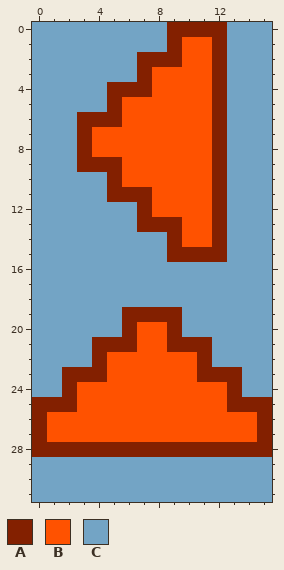
Two versions of one pixel-art sprite, graphics/interface/red_arrow_other.png. That is the earlier state.
The file is 16x32 pixels.
Palette (. is transparent): A #832000  B #ff5200  C #73a4c5
Pixels before, first column x 0:
 0 CCCCCCCCCAAAACCC
 1 CCCCCCCCCABBACCC
 2 CCCCCCCAAABBACCC
 3 CCCCCCCABBBBACCC
 4 CCCCCAAABBBBACCC
 5 CCCCCABBBBBBACCC
 6 CCCAAABBBBBBACCC
 7 CCCABBBBBBBBACCC
 8 CCCABBBBBBBBACCC
 9 CCCAAABBBBBBACCC
10 CCCCCABBBBBBACCC
11 CCCCCAAABBBBACCC
12 CCCCCCCABBBBACCC
13 CCCCCCCAAABBACCC
14 CCCCCCCCCABBACCC
15 CCCCCCCCCAAAACCC
16 CCCCCCCCCCCCCCCC
17 CCCCCCCCCCCCCCCC
18 CCCCCCCCCCCCCCCC
19 CCCCCCAAAACCCCCC
20 CCCCCCABBACCCCCC
21 CCCCAAABBAAACCCC
22 CCCCABBBBBBACCCC
23 CCAAABBBBBBAAACC
24 CCABBBBBBBBBBACC
25 AAABBBBBBBBBBAAA
26 ABBBBBBBBBBBBBBA
27 ABBBBBBBBBBBBBBA
28 AAAAAAAAAAAAAAAA
29 CCCCCCCCCCCCCCCC
30 CCCCCCCCCCCCCCCC
31 CCCCCCCCCCCCCCCC
Once edited:
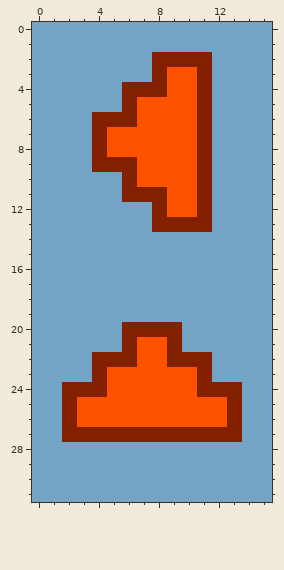
Commit message: Reduced visual size of orange arrow graphics.
From old to new:
y 0: x 9..12 AAAA -> CCCC
y 1: x 9..12 ABBA -> CCCC
y 2: x 7 A -> C; x 10..12 BBA -> AAC
y 3: x 7..8 AB -> CA; x 11..12 BA -> AC
y 4: x 5 A -> C; x 8 B -> A; x 11..12 BA -> AC
y 5: x 5..6 AB -> CA; x 11..12 BA -> AC
y 6: x 3 A -> C; x 6 B -> A; x 11..12 BA -> AC
y 7..8: x 3..4 AB -> CA; x 11..12 BA -> AC
y 9: x 3 A -> C; x 6 B -> A; x 11..12 BA -> AC
y 10: x 5..6 AB -> CA; x 11..12 BA -> AC
y 11: x 5 A -> C; x 8 B -> A; x 11..12 BA -> AC
y 12: x 7..8 AB -> CA; x 11..12 BA -> AC
y 13: x 7 A -> C; x 10..12 BBA -> AAC
y 14: x 9..12 ABBA -> CCCC
y 15: x 9..12 AAAA -> CCCC
y 19: x 6..9 AAAA -> CCCC
y 20: x 7..8 BB -> AA
y 21: x 4..5 AA -> CC; x 10..11 AA -> CC
y 22: x 5..6 BB -> AA; x 9..10 BB -> AA
y 23: x 2..3 AA -> CC; x 12..13 AA -> CC
y 24: x 3..4 BB -> AA; x 11..12 BB -> AA
y 25: x 0..1 AA -> CC; x 14..15 AA -> CC
y 26: x 0..2 ABB -> CCA; x 13..15 BBA -> ACC
y 27: x 0..15 ABBBBBBBBBBBBBBA -> CCAAAAAAAAAAAACC
y 28: x 0..15 AAAAAAAAAAAAAAAA -> CCCCCCCCCCCCCCCC
Where, in picture pixels (left, top, right, bottom), the same in both pictures:
changed: (32, 22, 272, 457)
